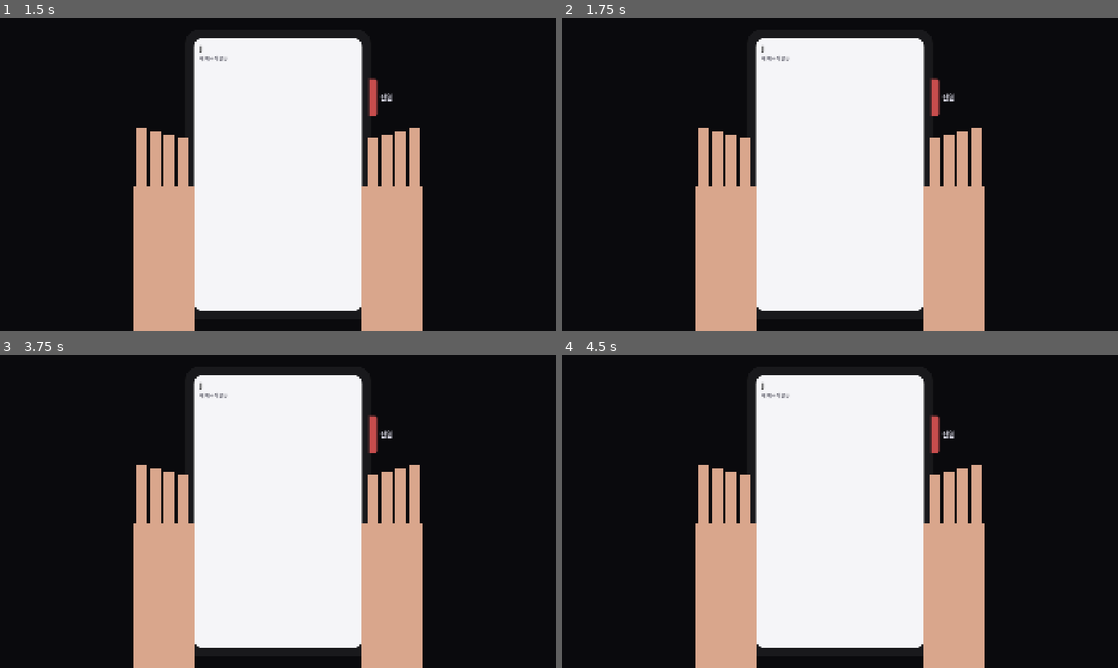
Above: before the commit, frames 1-4 (two rows, left to right).
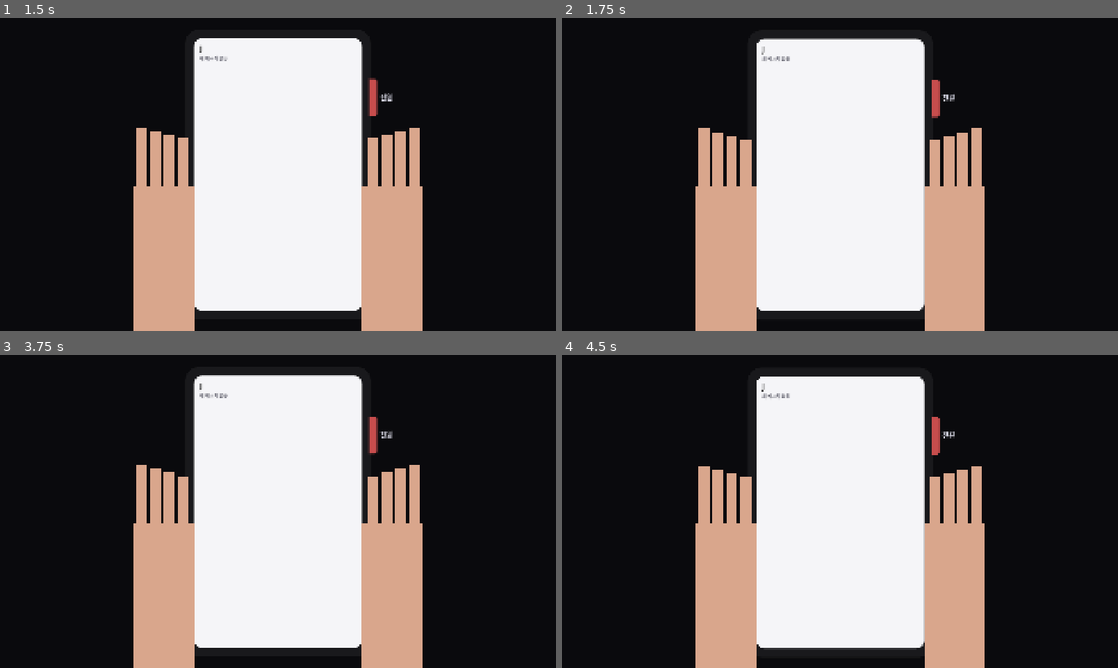
Above: after the commit, the same moments.

Repository: xyur2/DLQ
Game: Godot game, scene res://scenes/main.tscn
The game is run twice, just before and just after one commit, with the same random seed, the same clock (stepped at 60 frames per second) and the same inputs.
Inputs (mouse positions are in pixels of both pictures, inside the frame that each line leads up to):
- Up to frame 1 (1.5 s): tap Enter at 0.5 s; move the mouse to (533, 309) at 0.52 s; hold D (move_right) 0.53-1.28 s; hold E (interact) 0.53-1.28 s; click (533, 309) at 0.67 s; move the mouse to (166, 190) at 1.27 s; hold S (move_down) from 1.28 s (still down); tap Q (open_phone) at 1.35 s; click (166, 190) at 1.42 s
- Up to frame 2 (1.75 s): keep holding S (move_down)
- Up to frame 3 (3.75 s): release S (move_down) at 2 s; click (372, 433) at 2 s; move the mouse to (333, 442) at 2.77 s; hold D (move_right) 2.78-3.53 s; hold E (interact) 2.78-3.53 s; click (333, 442) at 2.92 s; move the mouse to (250, 574) at 3.52 s; hold W (move_up) from 3.53 s (still down); tap Q (open_phone) at 3.6 s; click (250, 574) at 3.67 s
- Up to frame 4 (4.5 s): move the mouse to (1006, 558) at 4.27 s; release W (move_up) at 4.28 s; hold A (move_left) from 4.28 s (still down); hold E (interact) from 4.28 s (still down); click (1006, 558) at 4.42 s

Frame 1 is identical in both runs. In frame 2, 0.9% of the frame differs, in the area x 26-73%, y 6-100%; in frame 3, 0.2%; in frame 4, 0.9%, in the area x 24-76%, y 6-100%.

Commit message:
손 떨림: 마우스 떨림 제거, 휴대폰 흔들림으로 되돌리고 더 세게
- mouse_tremor.gd 삭제, phone.tscn에서 MouseTremor 노드 제거
- PhoneView가 PhoneRoot 전체(본체·글자 버튼·전원 버튼·손)를 노이즈로 흔듦
- 떨림 폭 4 + 28 × 긴장도 (px, 노이즈 배율 1.6). 원래 24 × 긴장도²보다 세고 낮은 긴장도에서도 흔들림

Co-Authored-By: Claude Opus 5.5 <noreply@anthropic.com>

Diff:
--- a/scenes/phone/phone.tscn
+++ b/scenes/phone/phone.tscn
@@ -2,7 +2,6 @@
 
 [ext_resource type="Script" path="res://scripts/phone_view.gd" id="1_phone"]
 [ext_resource type="Script" path="res://scripts/phone_hands.gd" id="2_hands"]
-[ext_resource type="Script" path="res://scripts/mouse_tremor.gd" id="3_tremor"]
 
 [sub_resource type="StyleBoxFlat" id="StyleBoxFlat_body"]
 bg_color = Color(0.1, 0.1, 0.11, 1)
@@ -162,6 +161,3 @@
 anchor_bottom = 1.0
 mouse_filter = 2
 script = ExtResource("2_hands")
-
-[node name="MouseTremor" type="Node" parent="."]
-script = ExtResource("3_tremor")
--- a/scripts/game_config.gd
+++ b/scripts/game_config.gd
@@ -66,10 +66,11 @@
 const VIEW_SIZE: Vector2 = Vector2(1920.0, 1080.0)
 const DM_BADGE_TEXT: Array = ['', '1', '4', '21', '34', '56', '73', '85', '99+', '99+', '99+']
 const DM_ICON_SHAKE_PX: Array = [0.0, 0.0, 0.0, 0.0, 0.0, 0.0, 1.0, 2.0, 3.0, 5.0, 7.0]
-# 손 떨림 = 마우스 커서 떨림. 휴대폰이 켜져 있을 때만.
+# 손 떨림 = 휴대폰 화면(본체·버튼·손 전체) 흔들림.
 # 떨림 폭 = TREMOR_MIN_PX + (TREMOR_MAX_PX - TREMOR_MIN_PX) * 긴장도
-const TREMOR_MIN_PX: float = 3.0
-const TREMOR_MAX_PX: float = 28.0
+# 플레이 피드백으로 원래(24 × 긴장도²)보다 세게, 낮은 긴장도에서도 흔들리게 함.
+const TREMOR_MIN_PX: float = 4.0
+const TREMOR_MAX_PX: float = 32.0
 const TREMOR_NOISE_SPEED: float = 120.0
 const TREMOR_NOISE_FREQUENCY: float = 0.03
 const TREMOR_NOISE_GAIN: float = 1.6          # 노이즈 값(대략 ±0.6)을 ±1 근처로 키움
--- a/scripts/game_state.gd
+++ b/scripts/game_state.gd
@@ -105,7 +105,7 @@
     aggro_emitted.emit(point, radius, duration)
 
 
-## 마우스 떨림 폭(px). 휴대폰이 켜져 있을 때 PhoneView의 MouseTremor가 사용한다.
+## 휴대폰 떨림 폭(px). PhoneView가 매 프레임 읽어 휴대폰을 흔든다.
 func get_tremor_px() -> float:
     return lerpf(GameConfig.TREMOR_MIN_PX, GameConfig.TREMOR_MAX_PX, tension)
 
--- a/scripts/mouse_tremor.gd
+++ /dev/null
@@ -1,31 +0,0 @@
-class_name MouseTremor
-extends Node
-## 손 떨림: 휴대폰이 켜져 있는 동안 실제 마우스 커서를 노이즈로 흔든다.
-## 커서가 흔들린 위치에서 클릭되므로 떨림이 그대로 클릭 난이도가 된다.
-## 폭은 GameState.get_tremor_px() (긴장도에 비례).
-
-const MIN_STEP_SQ: float = 0.25   # 0.5px보다 작은 움직임은 무시
-
-var _noise: FastNoiseLite = FastNoiseLite.new()
-var _time: float = 0.0
-var _applied: Vector2 = Vector2.ZERO   # 지금 커서에 더해져 있는 떨림 오프셋
-
-
-func _ready() -> void:
-    _noise.seed = randi()
-    _noise.frequency = GameConfig.TREMOR_NOISE_FREQUENCY
-
-
-func _process(delta: float) -> void:
-    var target := Vector2.ZERO
-    if GameState.phone_on and GameState.is_playing():
-        _time += delta * GameConfig.TREMOR_NOISE_SPEED
-        var amount: float = GameState.get_tremor_px() * GameConfig.TREMOR_NOISE_GAIN
-        target = Vector2(_noise.get_noise_1d(_time), _noise.get_noise_1d(_time + 1000.0)) * amount
-    # 플레이어가 움직인 양은 그대로 두고, 떨림 오프셋의 변화량만 커서에 더한다.
-    var step: Vector2 = target - _applied
-    if step.length_squared() < MIN_STEP_SQ:
-        return
-    var viewport: Viewport = get_viewport()
-    viewport.warp_mouse(viewport.get_mouse_position() + step)
-    _applied = target
--- a/scripts/phone_view.gd
+++ b/scripts/phone_view.gd
@@ -4,7 +4,7 @@
 ## - 틀린 알파벳을 누르면 cfg['wrong_lock_time']초 동안 터치가 막힌다.
 ## - 제한 시간은 없다. 답장하지 않으면 DM이 15초마다 계속 쌓일 뿐이다.
 ## - 끄기는 전원 버튼으로만 가능하다. 끄고 다시 켜면 같은 단어를 이어서 한다.
-## 손 떨림은 자식 노드 MouseTremor가 마우스 커서를 흔드는 방식으로 처리한다.
+## 손 떨림: 휴대폰(PhoneRoot) 전체를 노이즈로 흔든다. 버튼도 함께 움직이므로 떨림이 곧 클릭 난이도가 된다.
 
 const LETTER_SCENE: PackedScene = preload('res://scenes/phone/letter_button.tscn')
 const ALPHABET: String = 'ABCDEFGHIJKLMNOPQRSTUVWXYZ'
@@ -15,7 +15,10 @@
 var _word: String = ''
 var _next_index: int = 0
 var _lock_left: float = 0.0
+var _noise: FastNoiseLite = FastNoiseLite.new()
+var _noise_time: float = 0.0
 
+@onready var _phone_root: Control = $PhoneRoot
 @onready var _screen: Panel = $PhoneRoot/Screen
 @onready var _status: Label = $PhoneRoot/Screen/Status
 @onready var _word_label: Label = $PhoneRoot/Screen/Word
@@ -27,6 +30,8 @@
 
 func _ready() -> void:
     visible = false
+    _noise.seed = randi()
+    _noise.frequency = GameConfig.TREMOR_NOISE_FREQUENCY
     _power_button.pressed.connect(_on_power_pressed)
     GameState.phone_toggled.connect(_on_phone_toggled)
     GameState.dm_stage_changed.connect(_on_stage_changed)
@@ -34,11 +39,27 @@
 
 
 func _process(delta: float) -> void:
+    _update_tremor(delta)
     if _lock_left > 0.0 and GameState.is_playing():
         _lock_left -= delta
         if _lock_left <= 0.0:
             _set_locked(false)
     _update_status()
+
+
+## 화면 가운데를 기준으로 휴대폰 전체를 흔든다.
+func _update_tremor(delta: float) -> void:
+    var center: Vector2 = (size - _phone_root.size) * 0.5
+    if not visible:
+        _phone_root.position = center
+        return
+    _noise_time += delta * GameConfig.TREMOR_NOISE_SPEED
+    var amount: float = GameState.get_tremor_px() * GameConfig.TREMOR_NOISE_GAIN
+    var offset := Vector2(
+        _noise.get_noise_1d(_noise_time),
+        _noise.get_noise_1d(_noise_time + 1000.0)
+    ) * amount
+    _phone_root.position = center + offset
 
 
 func _update_status() -> void:
